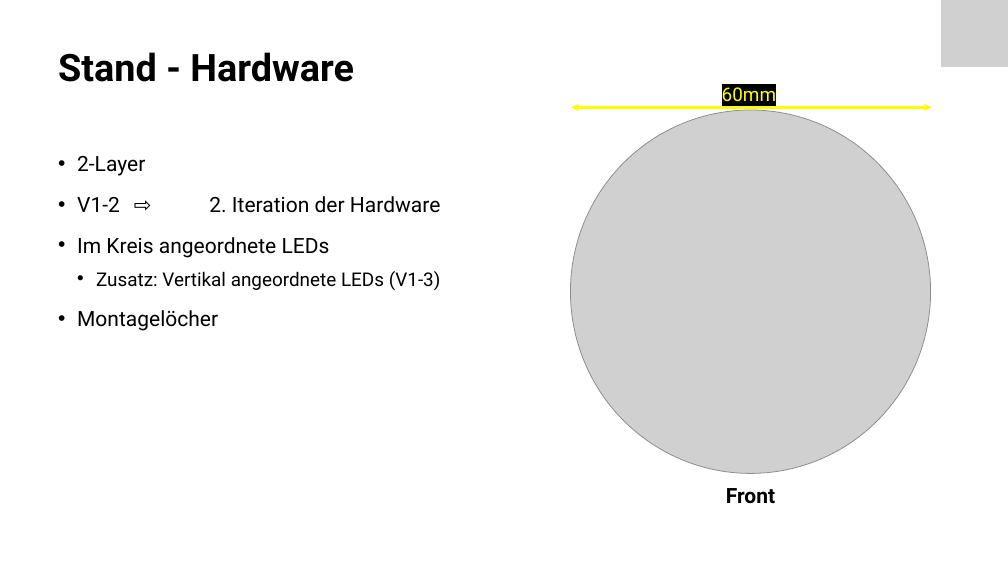
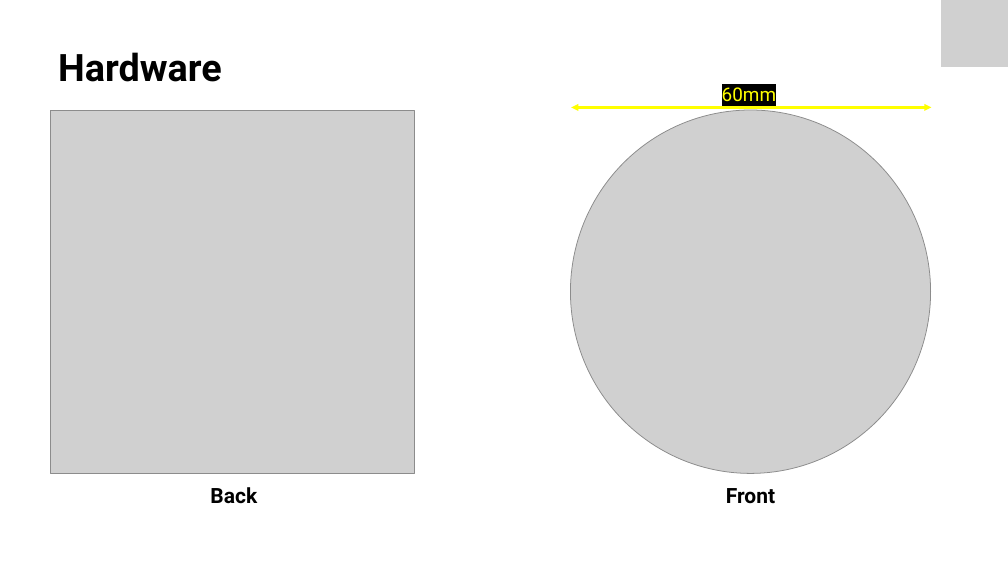
Before and after one commit to Froster2406/BAT2024, a slide deck: slide 10 of Dokumentation/presentation/BAT-EIT-FS24-Präs-Nicora-1507146.pptx (slide 8 before the commit). Drawn at 1008x567 pixels with LibreOffice and Linux fonts; fonts in the diff are those of the drawing; grey boxes stand for pictures. Boxes give left, top, right and bottom in pixels: in the first picture for what was removed or moved away, otherwise in the second. Text is boxed around its words. In the diff, an @@ line names an element or a change of style, - is before the commit and + after.

```diff
--- a/Dokumentation/presentation/BAT-EIT-FS24-Präs-Nicora-1507146.pptx
+++ b/Dokumentation/presentation/BAT-EIT-FS24-Präs-Nicora-1507146.pptx
@@ title at <box>58,52,222,82</box>: text changed @@
-Stand - Hardware
+Hardware
@@ picture added at <box>51,110,414,474</box> @@
@@ text removed at <box>77,156,441,331</box> @@
-• 2-Layer
-• V1-2 ⇨ 2. Iteration der Hardware
-• Im Kreis angeordnete LEDs
-  • Zusatz: Vertikal angeordnete LEDs (V1-3)
-• Montagelöcher
@@ text added at <box>210,487,257,504</box>, 20 pt, text #000000, bold @@
+Back
```
Also in this commit, not shown: 7 other slides changed, 4 slides added, 2 slides removed, 5 other files.
